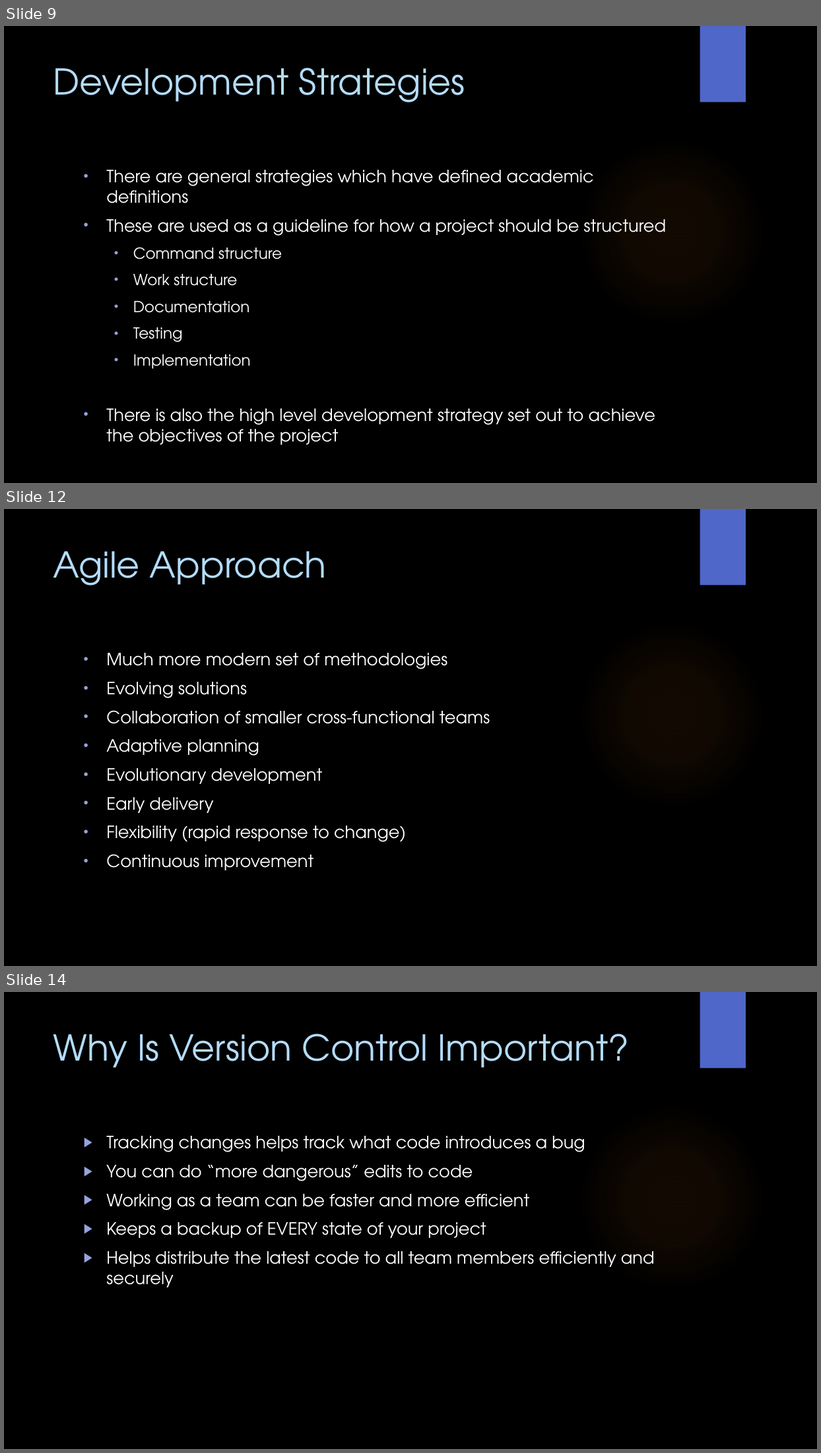
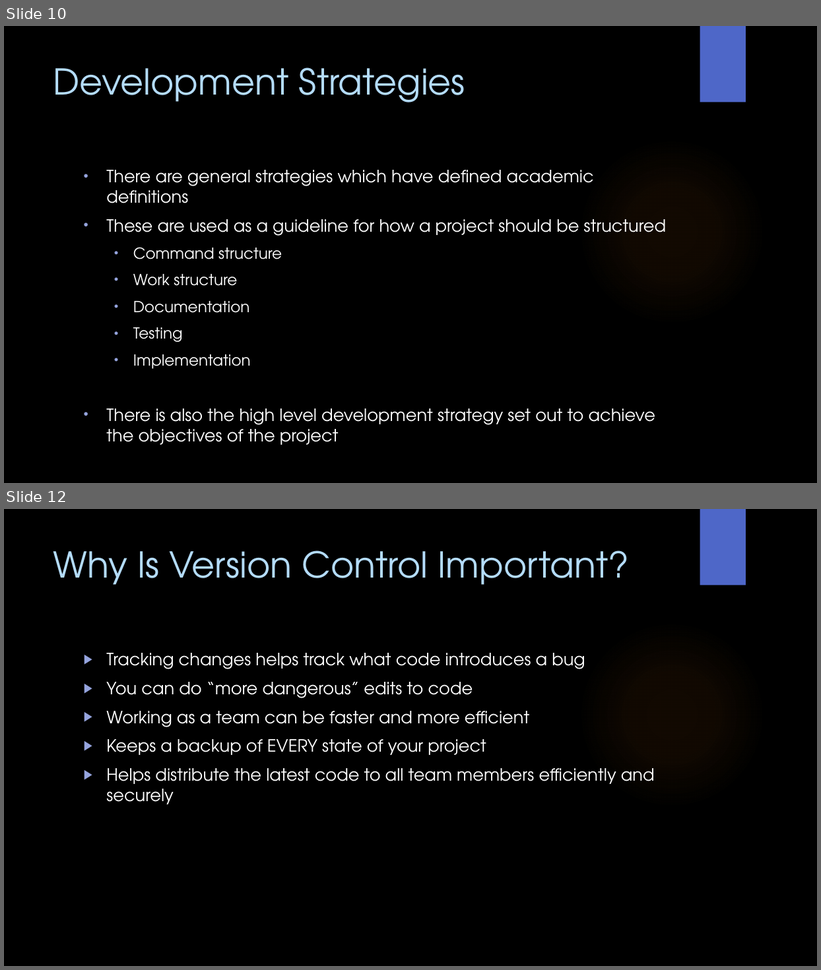
Before and after one commit to WitsSoftDev/SoftDev2016, a slide deck: Session 1/Softdev Session 1 2016.pptx. Shown one above the other, each under a label of ours: slides 9, 12 and 14 before the commit, slides 10 and 12 after it; the slides between them are not shown. The pictures are 821x1453 and 821x970 pixels, drawn with LibreOffice and Linux fonts; fonts in the diff are those of the drawing; background and template pictures are left out. Boxes give left, top, right and bottom in pixels: in the first picture for what was removed or moved away, otherwise in the second. Text is boxed around its words. In the diff, an @@ line names an element or a change of style, - is before the commit and + after.

```diff
--- a/Session 1/Softdev Session 1 2016.pptx
+++ b/Session 1/Softdev Session 1 2016.pptx
@@ slide 12 removed at bbox=[4, 509, 817, 966], background picture (left out); not listed: 2 template elements that a slide beside it also shows @@
@@ title removed at bbox=[54, 551, 327, 586] @@
-Agile Approach
@@ text removed at bbox=[106, 653, 490, 871] @@
-• Much more modern set of methodologies
-• Evolving solutions
-• Collaboration of smaller cross-functional teams
-• Adaptive planning
-• Evolutionary development
-• Early delivery
-• Flexibility (rapid response to change)
-• Continuous improvement
@@ what was slide 9 is now slide 10 @@
@@ what was slide 14 is now slide 12 @@
```
Also in this commit, not shown: 6 slides changed, 2 slides added, 2 other slides removed.
